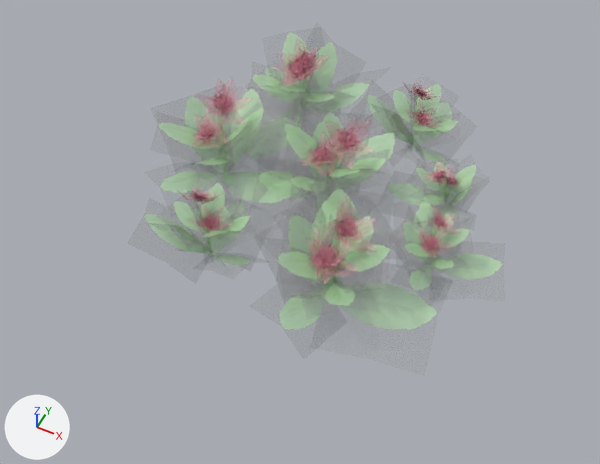
The FBX model BestGame/Assets/3DEnviromentAssets/Vegetation/Flowers.fbx as it was, and as the next commit left it.
The view is the same before and after, from a 50 mm lens placed at (1.27, -2.77, 3.23), pointed at (0.01, -0.25, 0.08). Arrows for +X, +Y and +Z are at lower left; the lights stay in place. Where no turn or scale is listed for an object, it has been applied to the vertices.

Objects in the first picture: 'Leaf.008'.
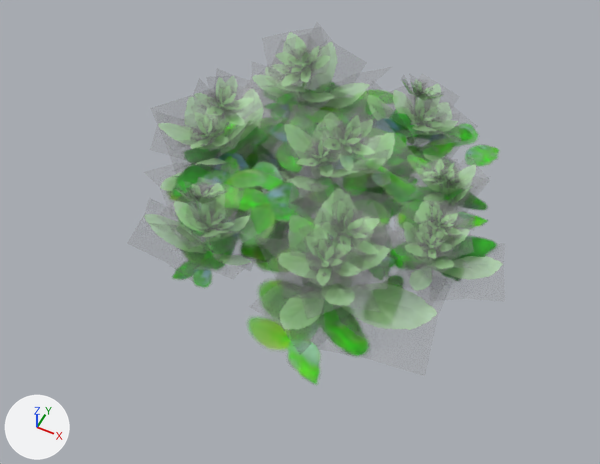
Where the change shows, as pixel boxes [x1, y1, x2, y2] in the pictures (600 x 464 px):
'Leafes.001', added (green): after [166, 82, 499, 384]
part 1 of me_leaf_009, recoloured (grey to green): before [179, 41, 461, 284]; after [175, 37, 462, 286]

Patch to the scene script:
```diff
--- a/BestGame/Assets/3DEnviromentAssets/Vegetation/Flowers.fbx.py
+++ b/BestGame/Assets/3DEnviromentAssets/Vegetation/Flowers.fbx.py
@@ img_leafes_png @@
+img_leafes_png = load_image('Leafes.png', 'Leafes.png', 256, 256, 'sRGB')
@@ mat_leafes @@
+mat_leafes = principled_material('Leafes')
+mat_leafes.texture = img_leafes_png  # with its transparency
@@ me_leaf_009 @@
 me_leaf_009.from_pydata(...)  # 2376 vertices, 1056 faces; spans x -1.03..1.03, y -0.93..1.04, z -0.06..0.61
 # used by ob_leaf_008; location = (0.04, 0.006, 0.008)
+# me_leaf_009 part 1: all 768 faces that had it switch from mat_flowerpedal to mat_leaf
@@ me_leafes_001 @@
+me_leafes_001.from_pydata(...)  # 50 vertices, 32 faces; spans x -1.08..1.08, y -1.1..1.06, z 0.04..0.29
+me_leafes_001.materials.append(mat_leafes)  # picture img_leafes_png
@@ ob_leafes_001 @@
+ob_leafes_001 = bpy.data.objects.new('Leafes.001', me_leafes_001)
+ob_leafes_001.location = (0.0, 0.019, -0.017)
```
